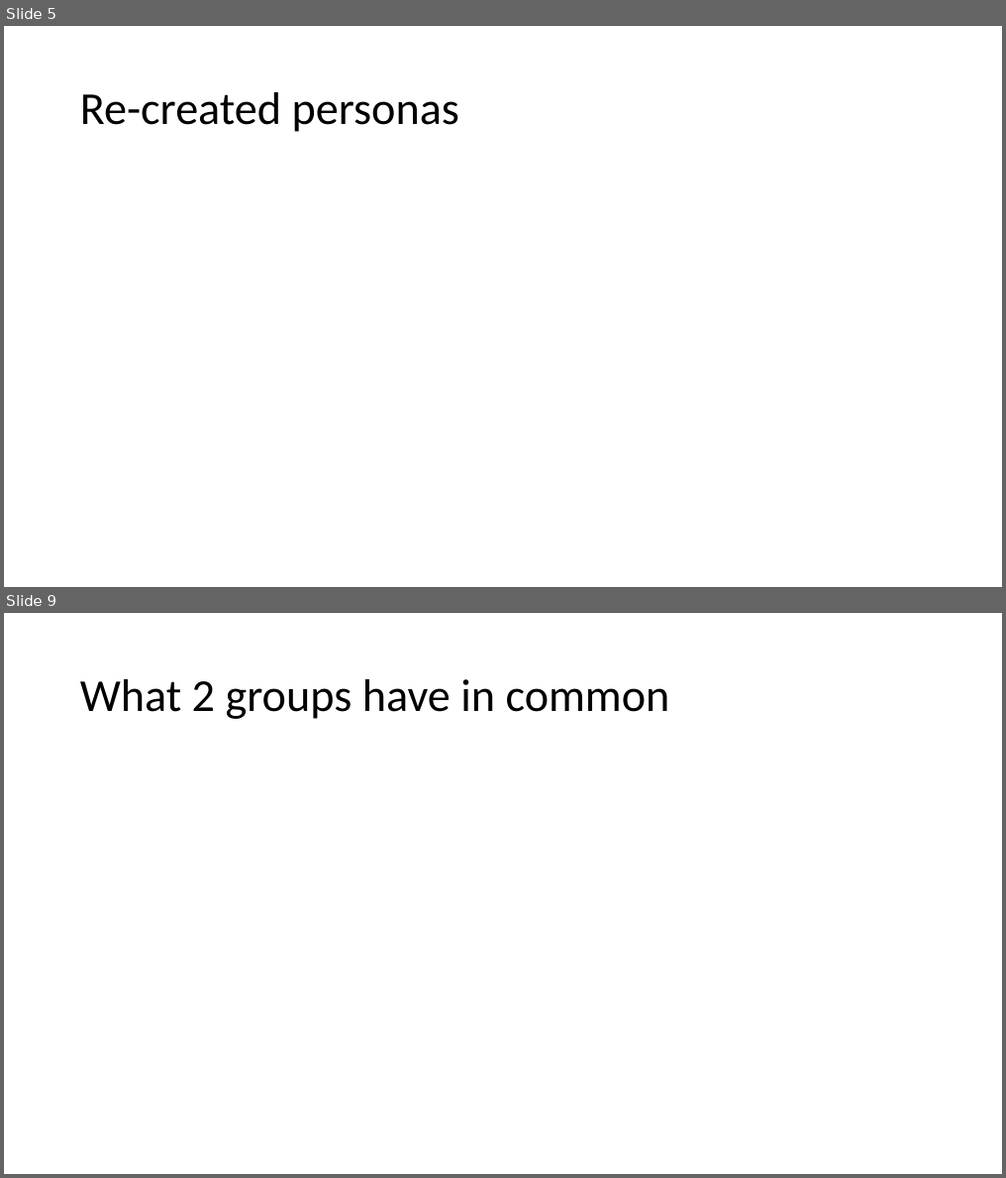
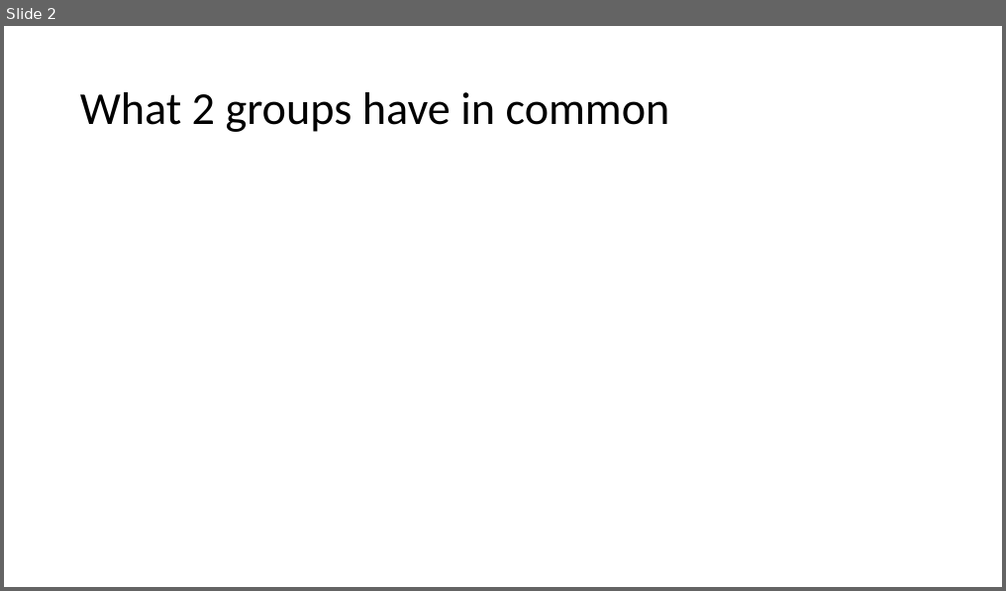
Before and after one commit to PersonaPredicta/Survey_Says..., a slide deck: New_personas.pptx. Shown one above the other, each under a label of ours: slides 5 and 9 before the commit, slide 2 after it; the slides between them are not shown. The pictures are 1006x1178 and 1006x591 pixels, drawn with LibreOffice and Linux fonts; fonts in the diff are those of the drawing. Boxes give left, top, right and bottom in pixels: in the first picture for what was removed or moved away, otherwise in the second. Text is boxed around its words. In the diff, an @@ line names an element or a change of style, - is before the commit and + after.

```diff
--- a/New_personas.pptx
+++ b/New_personas.pptx
@@ slide 5 removed at (4, 26, 1002, 587), background #FFFFFF @@
@@ title removed at (80, 92, 459, 132) @@
-Re-created personas
@@ what was slide 9 is now slide 2 @@
```
Also in this commit, not shown: 3 slides changed, 9 other slides removed.
